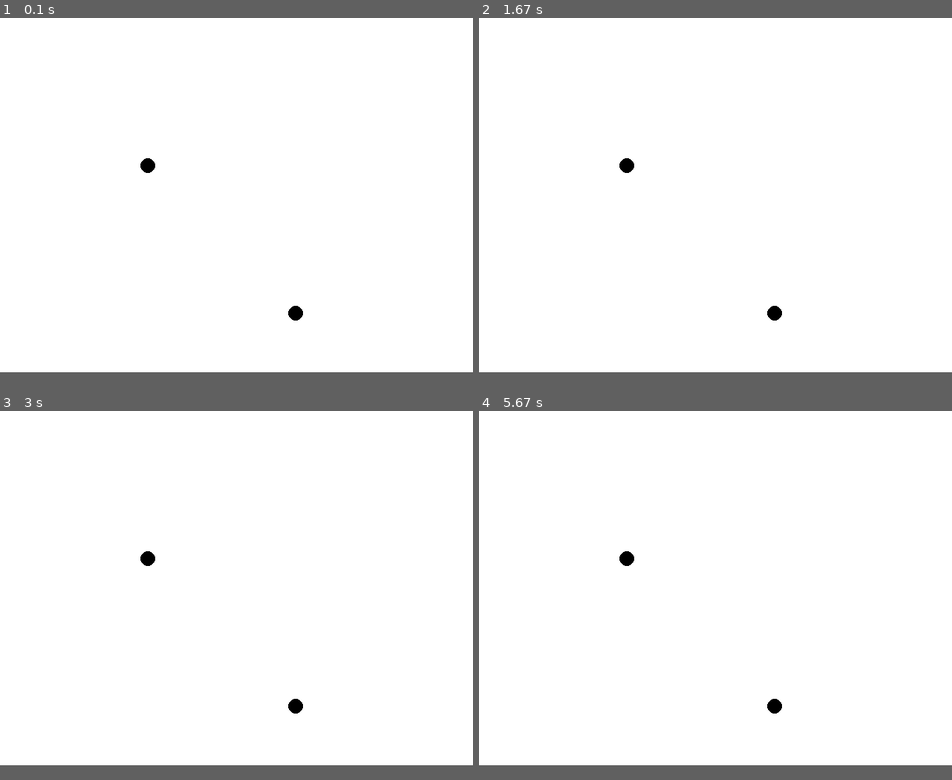
Above: before the commit, frames 1-4 (two rows, left to right).
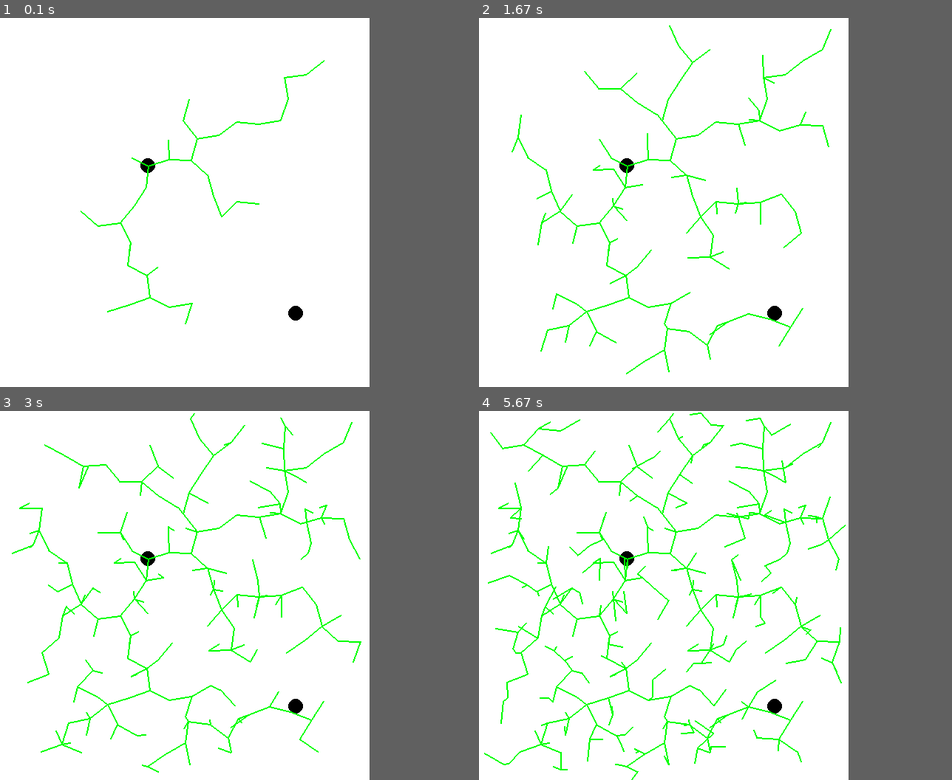
Above: after the commit, the same moments.

Repository: rafaelbarretorb/Path-Planning-Pygame
Game: pygame game, started from RRT_Star/main.py
Same seed, same stepped clock (60 frames per second), same inputs: the game is played once before the commit and once after it. The source is Python 2; it was converted automatically to run under Python 3.
Inputs:
- Up to frame 1 (0.1 s): no input
- Up to frame 2 (1.67 s): no input
- Up to frame 3 (3 s): no input
- Up to frame 4 (5.67 s): no input
In our replay, the window is 640x480 before the commit and 500x500 after it. These sizes can differ from the game's own. Grey fills any space a smaller window leaves; there, only what the larger window draws over its background counts as a difference.

The runs differ from the first frame. In frame 1, 0.6% of the frame differs, in the area x 17-69%, y 11-83%; in frame 2, 1.9%; in frame 3, 2.8%; in frame 4, 4.3%, in the area x 1-78%, y 0-100%.

Commit message:
tree animation works

Diff:
--- a/RRT_Star/main.py
+++ b/RRT_Star/main.py
@@ -6,8 +6,8 @@
 import sys
 from constants import WHITE, GREEN, RED
 
-XDIM = 640
-YDIM = 480
+XDIM = 500
+YDIM = 500
 WINSIZE = [XDIM, YDIM]
 EPSILON = 7.0
 NUMNODES = 2000
@@ -20,14 +20,13 @@
 
     start_point = [200, 200]
     goal_point = [400, 400]
-    rrt_star = RRT_Star(start_point, goal_point, NUMNODES, 0.1, 0.4, screen)
+    rrt_star = RRT_Star(start_point, goal_point, NUMNODES, 5, 30, screen)
 
-    while True:
-        # path_x, path_y = rrt_star.path_planning()
-        for e in pygame.event.get():
-            if e.type == QUIT or (e.type == KEYUP and e.key == K_ESCAPE):
-                sys.exit("Leaving because you requested it.")
-        pygame.display.update()
+    path_x, path_y = rrt_star.path_planning()
+    for e in pygame.event.get():
+        if e.type == QUIT or (e.type == KEYUP and e.key == K_ESCAPE):
+            sys.exit("Leaving because you requested it.")
+    pygame.display.update()
 
 if __name__ == '__main__':
     main()
--- a/RRT_Star/rrt_star.py
+++ b/RRT_Star/rrt_star.py
@@ -78,6 +78,7 @@
                 node.cost = new_node.cost + self.dist(node.point,new_node.point)
                 # Draw
                 pygame.draw.line(self.screen, GREEN, [node.point[0], node.point[1]], [new_node.point[0], new_node.point[1]], 2)
+                pygame.display.update()
 
         return nodes
 
@@ -126,9 +127,10 @@
 
                     # Draw the new twig
                     pygame.draw.line(self.screen, GREEN,[new_node.point[0], new_node.point[1]], [parent_node.point[0], parent_node.point[1]], 2)
+                    pygame.display.update()
 
             # check if the distance between the goal node and the new node is less than the GOAL_RADIUS
-            if self.is_goal_reached(x_new, self.goal_point, GOAL_RADIUS) and len(nodes) > 2000:
+            if self.is_goal_reached(x_new, self.goal_point, GOAL_RADIUS) and len(nodes) > 100:
                 path_x = list()
                 path_y = list()
                 #
@@ -148,7 +150,7 @@
                 path_x.insert(0,currentNode.point[0])
                 path_y.insert(0,currentNode.point[1])
 
-                print "Nodes Amount: " + str(len(nodes))
+                # print "Nodes Amount: " + str(len(nodes))
                 return path_x, path_y
 
         print "Nodes Amount: " + str(len(nodes))
@@ -164,7 +166,7 @@
         """
         # TODO no collision yet
         for i in range(1000):
-            return (random.random() - 0.5)*10, (random.random() - 0.5)*10
+            return (random.random())*500, (random.random())*500
 
         sys.exit("ERROR MESSAGE: Samples in free space fail after 1000 attempts!!!")
 
